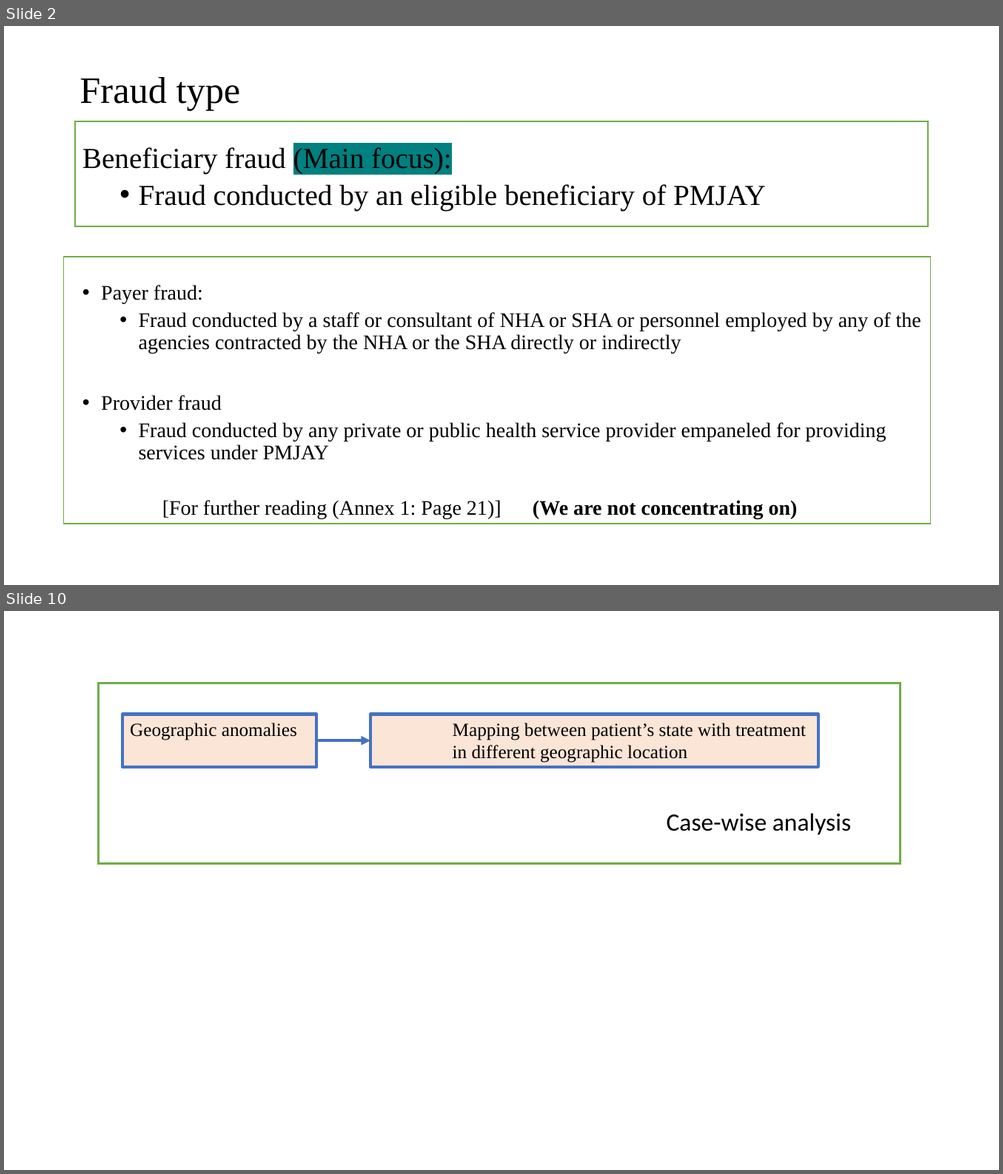
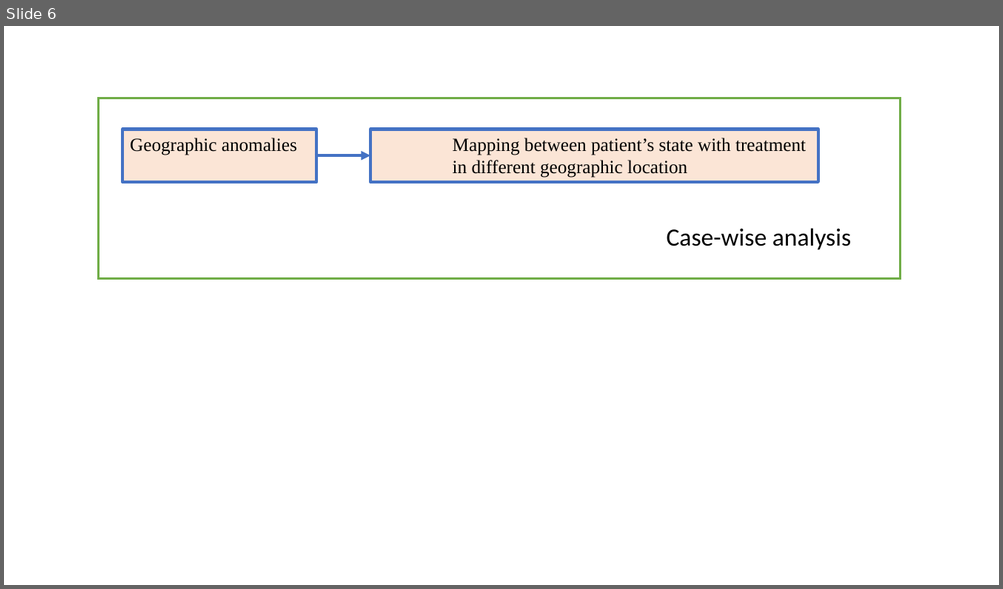
Before and after one commit to Sheepy01/pmjay_fraud_dashboard, a slide deck: Progress Presentation/Fraud_detection_dashboard_presentation_1.pptx. Shown one above the other, each under a label of ours: slides 2 and 10 before the commit, slide 6 after it; the slides between them are not shown. The pictures are 1003x1174 and 1003x589 pixels, drawn with LibreOffice and Linux fonts; fonts in the diff are those of the drawing. Boxes give left, top, right and bottom in pixels: in the first picture for what was removed or moved away, otherwise in the second. Text is boxed around its words. In the diff, an @@ line names an element or a change of style, - is before the commit and + after.

```diff
--- a/Progress Presentation/Fraud_detection_dashboard_presentation_1.pptx
+++ b/Progress Presentation/Fraud_detection_dashboard_presentation_1.pptx
@@ slide 2 removed at [4, 26, 999, 585], background #FFFFFF @@
@@ title removed at [79, 77, 241, 111] @@
-Fraud type
@@ rectangle removed at [75, 121, 928, 227] @@
@@ text removed at [82, 147, 921, 519] @@
-Beneficiary fraud (Main focus):
-  • Fraud conducted by an eligible beneficiary of PMJAY
-• Payer fraud:
-  • Fraud conducted by a staff or consultant of NHA or SHA or personnel employed by any of the agencies contracted by the NHA or the SHA directly or indirectly
-• Provider fraud
-  • Fraud conducted by any private or public health service provider empaneled for providing services under PMJAY
-    [For further reading (Annex 1: Page 21)] (We are not concentrating on)
@@ rectangle removed at [64, 258, 930, 525] @@
@@ what was slide 10 is now slide 6 @@
```
Also in this commit, not shown: 12 slides changed, 5 other slides removed, 17 other files.
